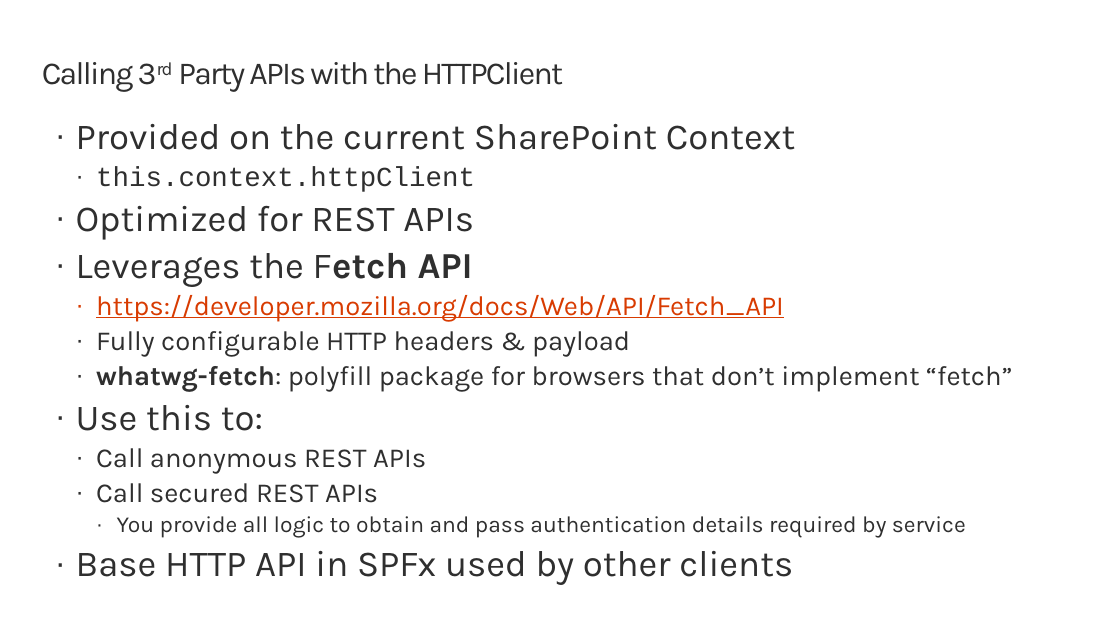
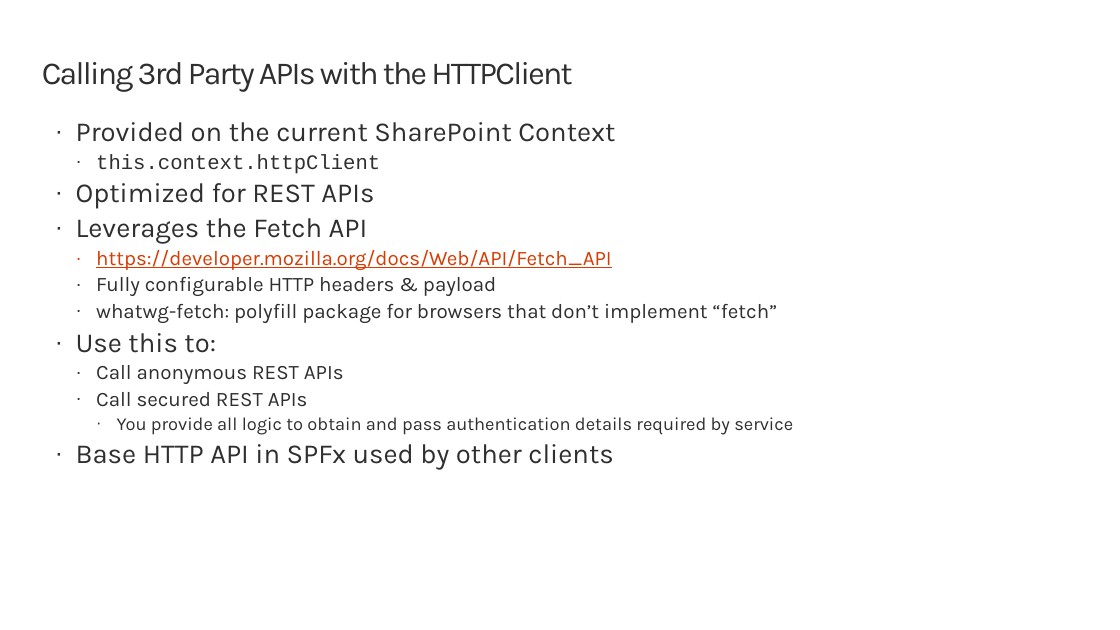
Before and after one commit to SharePoint/sp-dev-training-spfx-graph-3rdpartyapis, a slide deck: slide 4 of 01 httpclient.pptx. Drawn at 1120x630 pixels with LibreOffice and Linux fonts; fonts in the diff are those of the drawing; background and template pictures are left out. Boxes give left, top, right and bottom in pixels: in the first picture for what was removed or moved away, otherwise in the second. Text is boxed around its words. In the diff, an @@ line names an element or a change of style, - is before the commit and + after.

```diff
--- a/01 httpclient.pptx
+++ b/01 httpclient.pptx
@@ title "Calling 3rd Party APIs with ..." at box(42, 62, 572, 92): now on the baseline in "3rd" @@
@@ text "Provided on the current SharePoint ..." at box(76, 122, 793, 470): size 32 to 24 pt in "Provided on the current SharePoint Context", "Optimized for REST APIs", "Leverages the Fetch API", "Use this to:" and 1 more places; size 24 to 18 pt in "this.context.httpClient", "https://developer.mozilla.org/docs/Web/API/Fetch_API", "Fully configurable HTTP headers & payload", "whatwg-fetch: polyfill package for browsers that don’t ..." and 2 more places; bold off in "Fetch API", "whatwg-fetch:"; size 20 to 16 pt in "You provide all logic to obtain and ..."; less space between paragraphs @@
```
Also in this commit, not shown: 1 other slide changed, 1 other file.
